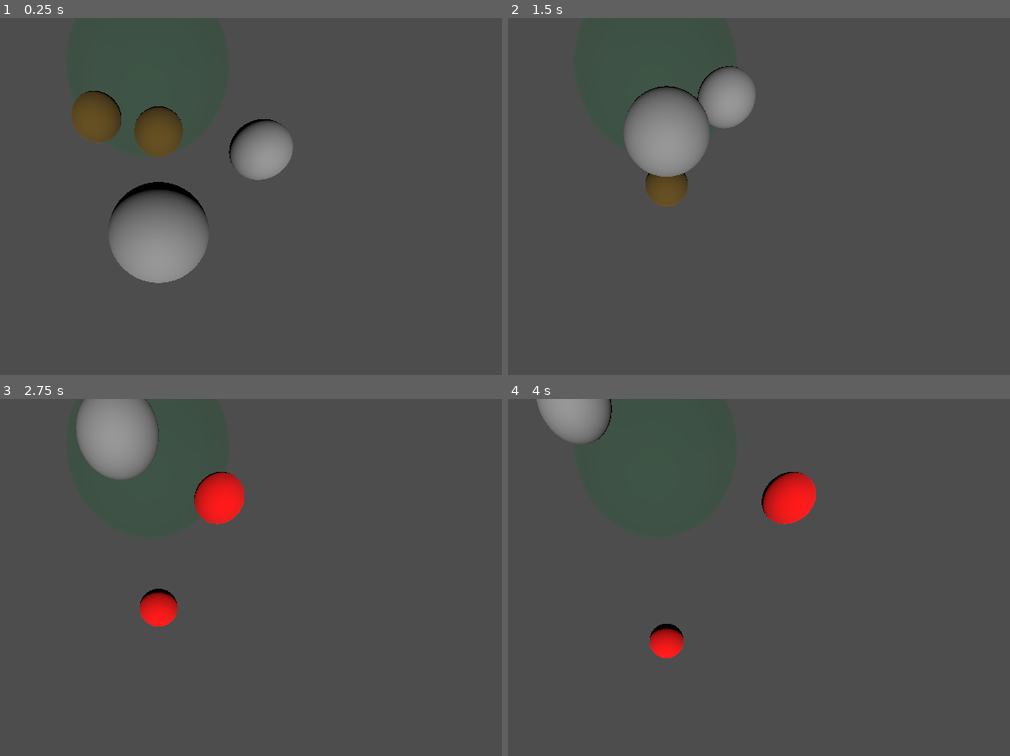
Above: before the commit, frames 1-4 (two rows, left to right).
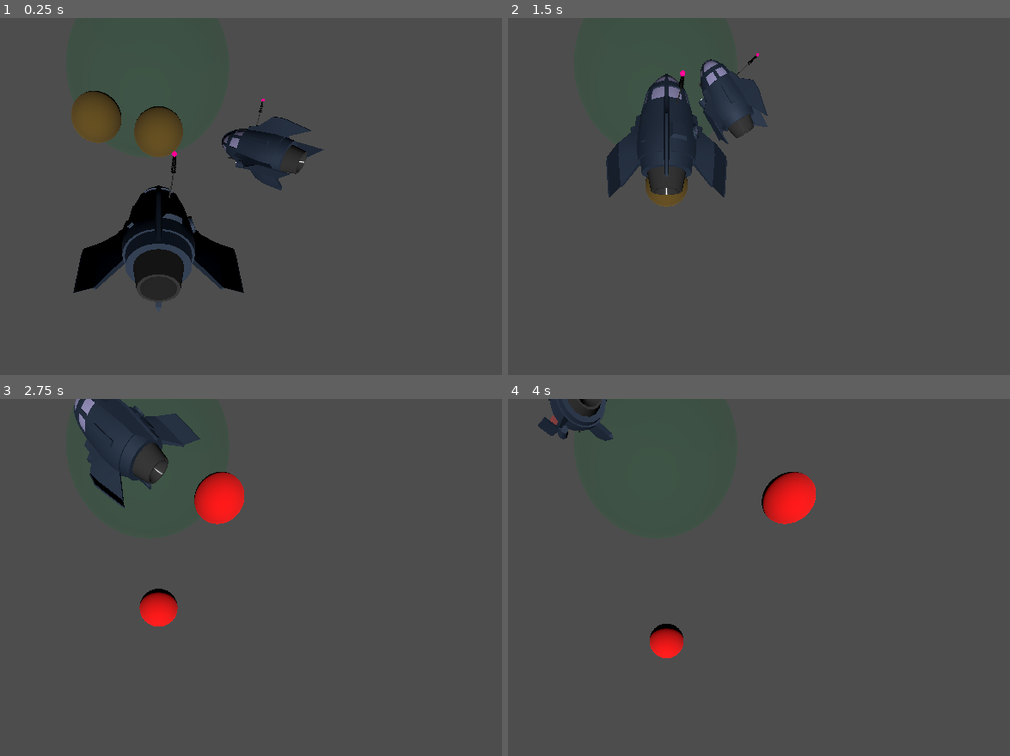
Above: after the commit, the same moments.

Repository: tmrupp/LD59
Game: Godot game, scene res://Scenes/tom.tscn
Two runs of this game, one before a commit and one after it. Both use one fixed random seed, a clock stepped at 60 frames per second and the inputs below. This scene is started directly instead of the project's main scene.
Inputs (mouse positions are in pixels of both pictures, inside the frame that each line leads up to):
- Up to frame 1 (0.25 s): no input
- Up to frame 2 (1.5 s): tap Enter at 0.5 s; move the mouse to (633, 289) at 0.52 s; hold W from 0.53 s (still down); tap Space at 0.77 s; move the mouse to (874, 267) at 1.27 s
- Up to frame 3 (2.75 s): tap Space at 1.52 s; move the mouse to (outside the picture) at 2.02 s; release W at 2.03 s; hold A from 2.03 s (still down)
- Up to frame 4 (4 s): move the mouse to (698, 591) at 2.77 s; tap Space at 3.02, 3.77 s; move the mouse to (563, 495) at 3.52 s; release A at 3.53 s; hold S from 3.53 s (still down)

The runs differ from the first frame. In frame 1, 8.4% of the frame differs, in the area x 14-65%, y 22-82%; in frame 2, 7.1%; in frame 3, 4.4%; in frame 4, 1.5%.

Commit message:
Add ship model / move ship camera

Diff:
--- a/Scenes/ship.tscn
+++ b/Scenes/ship.tscn
@@ -1,6 +1,7 @@
 [gd_scene format=3 uid="uid://de42481q0cwhl"]
 
 [ext_resource type="Script" uid="uid://62buldcvlc2u" path="res://Scripts/ship.gd" id="1_l3rv8"]
+[ext_resource type="PackedScene" uid="uid://dkg0c5dgi60gu" path="res://3D Models/spaceship.glb" id="2_4qyt1"]
 
 [sub_resource type="SphereMesh" id="SphereMesh_ugvm7"]
 
@@ -12,7 +13,11 @@
 [node name="Ship" type="Node3D" unique_id=962295472]
 script = ExtResource("1_l3rv8")
 
+[node name="spaceship" parent="." unique_id=555634741 instance=ExtResource("2_4qyt1")]
+transform = Transform3D(-0.25, 0, -2.1855694e-08, 0, 0.25, 0, 2.1855694e-08, 0, -0.25, 0, 0, 0)
+
 [node name="MeshInstance3D" type="MeshInstance3D" parent="." unique_id=836166506]
+visible = false
 mesh = SubResource("SphereMesh_ugvm7")
 
 [node name="Area3D" type="Area3D" parent="." unique_id=417491629]
@@ -60,6 +65,7 @@
 [node name="Node3D" type="Node3D" parent="SubViewport" unique_id=1322803623]
 
 [node name="Camera3D" type="Camera3D" parent="SubViewport/Node3D" unique_id=347077965]
+transform = Transform3D(1, 0, 0, 0, 1, 0, 0, 0, 1, 0, 0, -0.73)
 
 [node name="RemoteTransform3D" type="RemoteTransform3D" parent="." unique_id=409095934]
 remote_path = NodePath("../SubViewport/Node3D")
